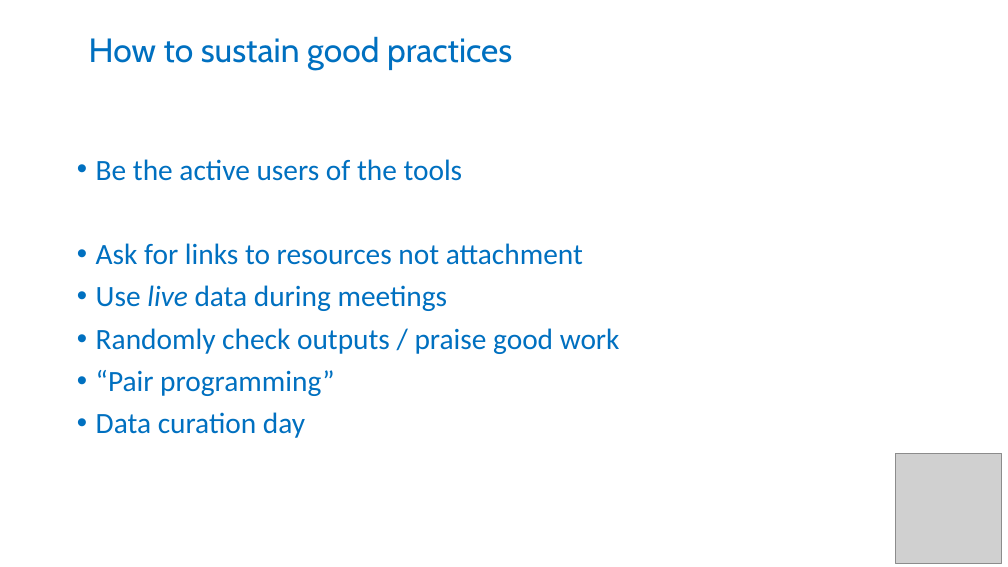
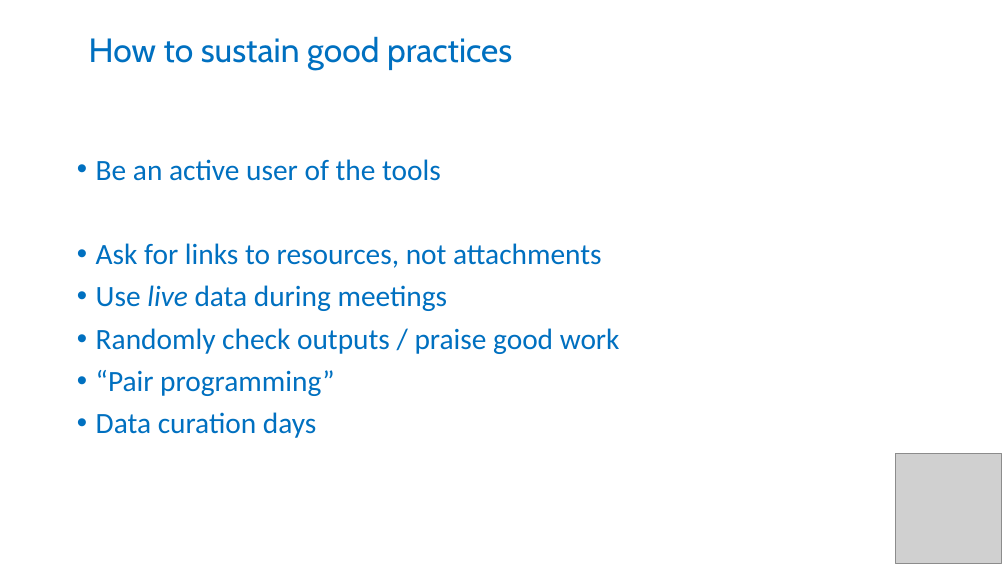
Before and after one commit to tobyhodges/probable-enigma, a slide deck: slide 5 of instructors/06-Wrapping_up.pptx. Drawn at 1008x567 pixels with LibreOffice and Linux fonts; fonts in the diff are those of the drawing; grey boxes stand for pictures. Boxes give left, top, right and bottom in pixels: in the first picture for what was removed or moved away, otherwise in the second. Text is boxed around its words. In the diff, an @@ line names an element or a change of style, - is before the commit and + after.

```diff
--- a/instructors/06-Wrapping_up.pptx
+++ b/instructors/06-Wrapping_up.pptx
@@ text at bbox=[96, 159, 602, 268]: text changed @@
-• Be the active users of the tools
-• Ask for links to resources not attachment
+• Be an active user of the tools
+• Ask for links to resources, not attachments
@@ text at bbox=[96, 412, 316, 438]: text changed @@
-• Data curation day
+• Data curation days
```
Also in this commit, not shown: 2 other slides changed, 5 other files.
